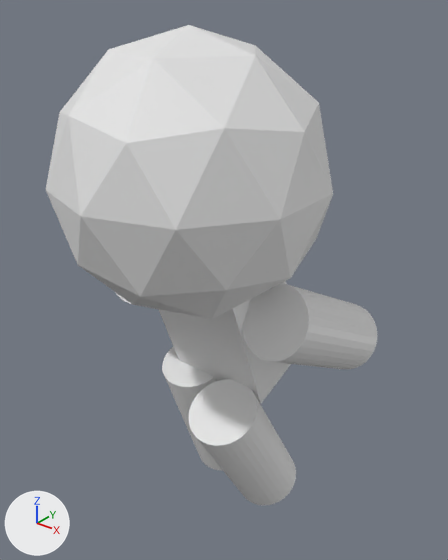
One commit to the Blender file Assets/Personagem/Run.blend: the scene before it, then after it.
Camera for both pictures: a 50 mm camera at (0.514, -0.638, 0.829) aimed at (0.0, 0.005, 0.431). The axes (+X, +Y, +Z) are drawn at lower left. The lights are the same throughout. The older version comes first.

Names of what the first picture shows: 'Cilindro', 'Cilindro.001', 'Cilindro.002', 'Cilindro.003', 'Cubo', 'Esfera icosaédrica'.
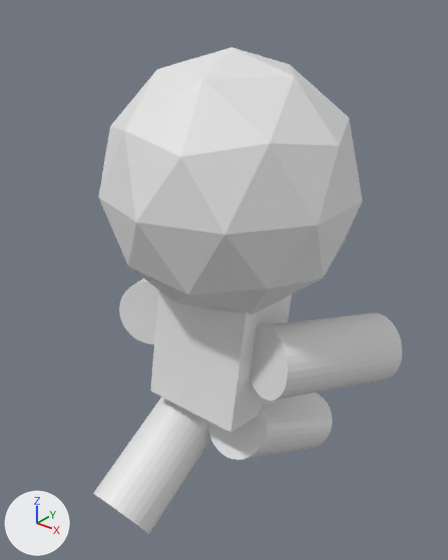
What differs and where, as boxes [x1, y1, x2, y2] in the pictures (448 x 560 px):
'Esfera icosaédrica', moved: before [46, 25, 333, 319]; after [99, 47, 362, 315]
'Cilindro', moved, turned: before [242, 283, 377, 369]; after [249, 313, 402, 401]
'Cubo', moved, turned: before [159, 281, 291, 404]; after [151, 291, 292, 432]
'Cilindro.002', moved, turned: before [189, 379, 296, 505]; after [208, 393, 332, 460]
'Cilindro.003', moved, turned: before [162, 346, 222, 470]; after [93, 397, 211, 534]
'Cilindro.001', moved, turned (mostly hidden before): before [116, 293, 131, 304]; after [119, 278, 159, 344]

Patch to the scene script:
```diff
--- a/Assets/Personagem/Run.blend.py
+++ b/Assets/Personagem/Run.blend.py
@@ ob_cubo @@
 ob_cubo = bpy.data.objects.new('Cubo', me_cubo)
-ob_cubo.location = (0.0, 0.0, 0.4)
-ob_cubo.rotation_euler = (0.349, 0.0, 0.0)  # degrees (20, 0, 0)
+ob_cubo.location = (0.0, 0.0, 0.37)
+ob_cubo.rotation_euler = (-0.175, 0.0, 0.0)  # degrees (-10, 0, 0)
 ob_cubo.scale = (0.0802, 0.0573, 0.137)
@@ ob_esfera_icosaédrica @@
 ob_esfera_icosaédrica = bpy.data.objects.new('Esfera icosaédrica', me_esfera_icosaédrica)
-ob_esfera_icosaédrica.location = (0.0, -0.06, 0.6)
+ob_esfera_icosaédrica.location = (0.0, 0.02, 0.57)
 ob_esfera_icosaédrica.scale = (0.182, 0.182, 0.182)
@@ ob_cilindro @@
 ob_cilindro = bpy.data.objects.new('Cilindro', me_cilindro)
-ob_cilindro.location = (0.135, 0.04, 0.38)
-ob_cilindro.rotation_euler = (1.047, -0.262, 0.0549)  # degrees (60, -15, 3.1)
+ob_cilindro.location = (0.15, 0.05, 0.34)
+ob_cilindro.rotation_euler = (1.396, -0.262, -0.349)  # degrees (80, -15, -20)
 ob_cilindro.scale = (0.0513, 0.0513, 0.103)
@@ ob_cilindro_001 @@
 ob_cilindro_001 = bpy.data.objects.new('Cilindro.001', me_cilindro_002)
-ob_cilindro_001.location = (-0.135, 0.04, 0.38)
-ob_cilindro_001.rotation_euler = (1.047, 0.262, -0.0574)  # degrees (60, 15, -3.3)
+ob_cilindro_001.location = (-0.15, 0.05, 0.34)
+ob_cilindro_001.rotation_euler = (1.396, 0.262, 0.349)  # degrees (80, 15, 20)
 ob_cilindro_001.scale = (0.0513, 0.0513, 0.103)
@@ ob_cilindro_002 @@
 ob_cilindro_002 = bpy.data.objects.new('Cilindro.002', me_cilindro_003)
-ob_cilindro_002.location = (0.05, 0.0, 0.15)
-ob_cilindro_002.rotation_euler = (0.524, 0.0, 0.0)  # degrees (30, 0, 0)
+ob_cilindro_002.location = (0.05, 0.08, 0.15)
+ob_cilindro_002.rotation_euler = (4.189, 0.0, 0.0)  # degrees (240, 0, 0)
 ob_cilindro_002.scale = (0.0533, 0.0533, 0.123)
@@ ob_cilindro_003 @@
 ob_cilindro_003 = bpy.data.objects.new('Cilindro.003', me_cilindro_004)
-ob_cilindro_003.location = (-0.057, 0.04, 0.155)
-ob_cilindro_003.rotation_euler = (0.349, 0.0, 0.0)  # degrees (20, 0, 0)
+ob_cilindro_003.location = (-0.05, -0.08, 0.15)
+ob_cilindro_003.rotation_euler = (2.094, 0.0, 0.0)  # degrees (120, 0, 0)
 ob_cilindro_003.scale = (0.0533, 0.0533, 0.123)
```
